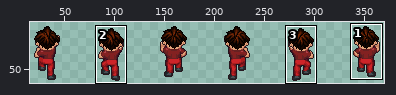
Two versions of one sprite sheet, public/assets/player/climb.png. The picture above shows the old version from afar; the outline marks the close-up.
Close-up. Earlier state:
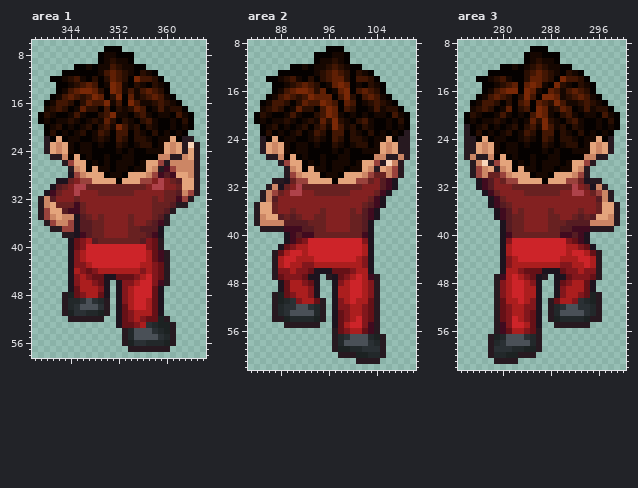
The file is 384x64 pixels. Colours within 5 levels of each other are drawn and written as one. Shown: area 1: x 338..366, y 6..58; area 2: x 83..110, y 8..62; area 3: x 273..300, y 8..62. The wide view leaves out empty margins. The commit also changed other parts of the picture, which this record leaves out.
After the commit:
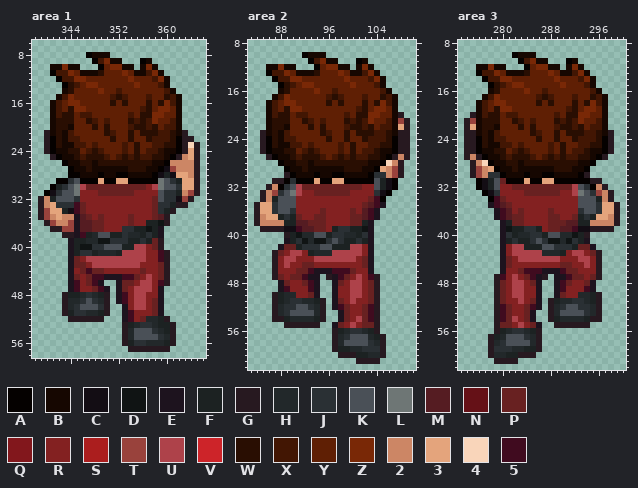
Palette (. is transparent): A #050100  B #160701  C #130d14  D #101414  E #1d131e  F #1c2222  G #271920  H #22282a  J #2a3034  K #4a5057  L #6e7675  M #551c22  N #651117  P #682121  Q #82171c  R #832121  S #ab1e1e  T #99423c  U #ae424a  V #cd2429  W #290e02  X #421603  Y #5f1f04  Z #792806  2 #cc8665  3 #e4a47c  4 #f9d5ba  5 #400b1f
Changes in this commit:
Changed rows in their new state; - is an unchanged pixel.
Area 1:
first column x 339:
 7 -----------...------------
 8 --------ABB-....----------
 9 ---------AXZB-..-AB-------
10 --BBZBB...AYZZ--.BZB------
11 --AXXZYBBBWY-YZYBBXZB-----
12 --.-XXZZYYYY-YYZYYYXZB----
13 ---.-WXYZZYYY-YYZYYYXB----
14 ---.-W-YY-ZYYXYYYY-YYXB---
15 --.--ZYYYY-YXWX-YY--YWXB--
16 -.--YZZY-YYYWYWYYYWYWZXB--
17 -.B-YWZZYYYYYYYY--WYZZYB.-
18 ..-XWWYXXYYYYYYXYWWZZYYB..
19 ..BWW-YYWXYXYYYWX--ZYYXB..
20 -.--W-YYYWYWYYYX-WXWYXXB..
21 -GBW-XYYYYY-XYYWYWW-XXW-G-
22 ---WBXXYYYYYWYYWYYWXXXW---
23 --AWB-XXYXYYYYXYWYYXXWWA--
24 --ABBWWYXWXYYYXYWYXXWBBA--
25 ---ABBWXWWWXYXWXWXXWWBA---
26 ----ABBWW-WWWWWWWWWBBA----
27 -----ABBWB--B--WWWBBAC----
28 -----AABBBAB-A-BBBBACFC---
29 ---AAJKAAA-AA3-AAAAALKJF--
30 --AFJKL-------------LKKJ--
31 -ACJKKL-------------KJJF--
32 --FKKKJ-------------KJJC--
33 ---JJJ--------------JJF---
34 ----FC--------------JF----
36 ------------------FFD-----
37 --------------JJFFDF------
38 --------FHKKFFJHHFJF------
39 ------FFHHDDJJJFFJFP------
40 ------FDDJJKKKFFUURP------
41 ------FJJFHHHFUUUURR------
42 ------PRUUUUUUUUUURR------
43 ------PPRUUUUUUUURRRP-----
44 ------RP5PPRRRRRRPRRP-----
45 ------PRP55--E55PRURP-----
46 ------5RP5E.--PPRUUR------
47 ------5RRP5---PRUUUR------
48 ------FHJHFG--5RUURR------
49 --------------5RUURP------
50 -------------.ERUURP------
51 -------------.E5RRRP------
52 -------------.E5RPHH------
53 -------------.GFHJ--------
Area 2:
first column x 84:
 9 ------------...-----------
10 --------ABBB....----------
11 ---------AXZ-B..-AB-------
12 --BBZBB...AYZZB-.BZB------
13 --AXXZYBBBWYY-ZYBBXZB-----
14 --.-XXZZYYYYY--ZYYYXZB----
15 ---.-WXYZZYYY-Y-ZYYYXB----
16 ---.-W-YY-Z-YX-YYY-YYXB---
17 --.--ZYYYY--XW-YYY--YWXB--
18 -.--YZZY-YYYWYW-YYWYWZXB--
19 -.B-YWZZYYYYY-YYYXWYZZYB.-
20 ..-XWWYXXYYYY-YXYWWZZYYBG.
21 ..BWW-YYWXYXYYYWX--ZYYXBTG
22 -.--W-YYYWYWYYYX-WXWYXXB3G
23 -GBW-XYYYYY-XYYWYWW-XXW-G-
24 ---WBXXYYYYYWYYWYYWXXXW---
25 --AWB-XXYXYYYYXYWYYXXWWA--
26 --ABBWWYXWXYYYXYWYXXWBBA--
27 ---ABBWXWWWXYXWXWXXWWBA---
28 ----ABBWW-WWWWWWWWWBBA----
29 -----ABBWB--B--WWWBBA-----
30 ------ABBBAB-A-BBBBAJJ----
31 -----AJAAA-AA3-AAAAAKFCA--
32 ----AJK-------------KFCA--
33 ----JKL-------------JCA---
34 ---FKKK--------------A----
35 ---JKKK-------------------
36 ---JKKJ-------------------
37 ----FJF-------------------
38 -----FF-----------F-------
39 -----CC------FJJFFD-------
40 -----GFDHHKKFJJHHFJ-------
41 ------FJDHDDJKJFFJF-------
42 -----PPFJJJKKFFFUUR-------
43 ----PRUURFHHHUUUUUR-------
44 ----RUURRRUUUUUUURP-------
45 ----RURRPPRRRRRRRRP-------
46 ----RRRPP5---555PRR-------
47 ----PRPP5-----5PRUR-------
48 -----PRRP5----PRUURP------
49 -----5RRR5----RRUURP------
50 -----HHRRP----RRUURP------
51 -------JHHF---PRURRP------
52 --------------5PRRP5------
53 -------------.EPRRP5------
54 -------------.EPRUP5------
55 --------------PRURPP------
56 --------------FHJJHF------
Area 3:
first column x 274:
 9 -----------...------------
10 --------ABB-....----------
11 ---------AXZB-..-AB-------
12 --BBZBB...AYZZ--.BZB------
13 --AXXZYBBB-Y-YZYBBXZB-----
14 --.-XXZZYYY--YYZYYYXZB----
15 ---.-WXYZZ-Y-YYYZYYYXB----
16 ---.-W-YYY--YX-YYY-YYXB---
17 --.--ZYYYYYYXWX-YY--YWXB--
18 -.--YZZYYY-YWY-YYYWYWZXB--
19 -.B-YWZZYYYYY-YY--WYZZYB.-
20 .G-XWWYXXYYYY-YXYWWZZYYB..
21 GTBWW-YYWXYXYYYWX--ZYYXB..
22 -3--W-YYYWYWYYYX-WXWYXXB..
23 -GBW-XYYYYY-XYYWYWW-XXW-G-
24 ---WBXXYYYYYWYYWYYWXXXW---
25 --AWB-XXYXYYYYXYWYYXXWWA--
26 --ABBWWYXWXYYYXYWYXXWBBA--
27 ---ABBWXWWWXYXWXWXXWWBA---
28 ----ABBWW-WWWWWWWWWBBA----
29 -----ABBWB--B--WWWBBA-----
30 ----JJABBBAB-A-BBBBA------
31 --ACFK-AAA-AA3-AAAAAA-----
32 --ACFK-------------KJA----
33 ---ACJ-------------LKJ----
34 ----A--------------KKKF---
35 -------------------KKKJ---
36 -------------------JKKJ---
37 -------------------FJF----
38 -------F-----------FF-----
39 -------DFFJJF------CC-----
40 -------JFHHJJFKKHHDFG-----
41 -------FJFFJKJDDHDJF------
42 -------RUUFFFKKJJJFPP-----
43 -------RUUUUUHHHFRUURP----
44 -------PRUUUUUUURRRUUR----
45 -------PRRRRRRRRPPRRUR----
46 -------RRP555---5PPRRR----
47 -------RURP5-----5PPRP----
48 ------PRUURP----5PRRP-----
49 ------PRUURR----5RRR5-----
50 ------PRUURR----PRRHH-----
51 ------PRRURP---FHHJ-------
52 ------5PRRP5--------------
53 ------5PRRPE.-------------
54 ------5PURPE.-------------
55 ------PPRURP--------------
56 ------FHJJHF--------------
